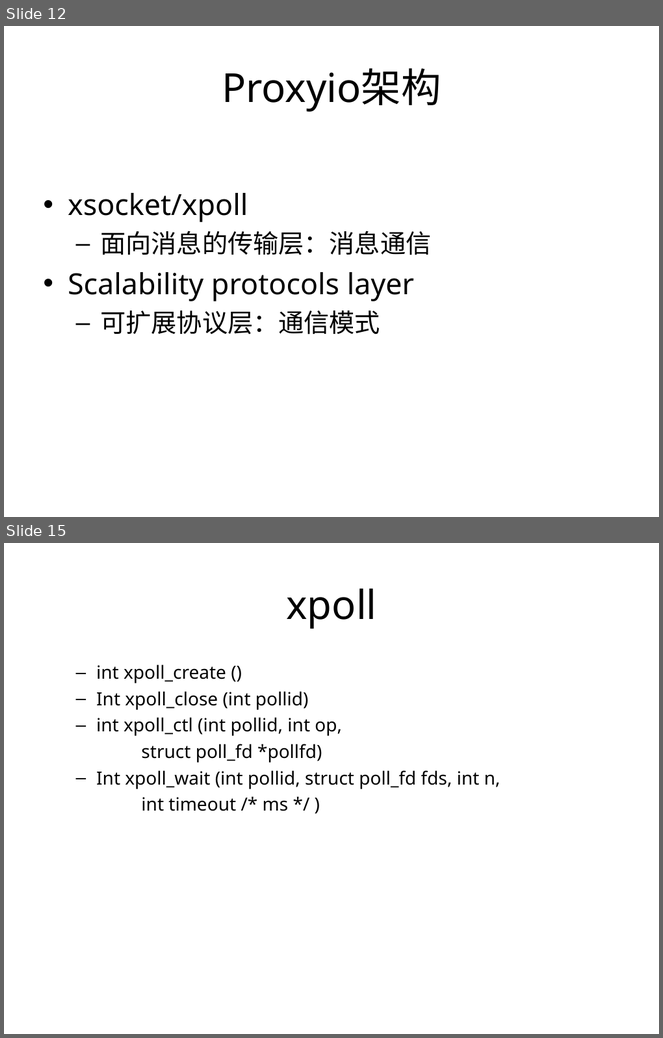
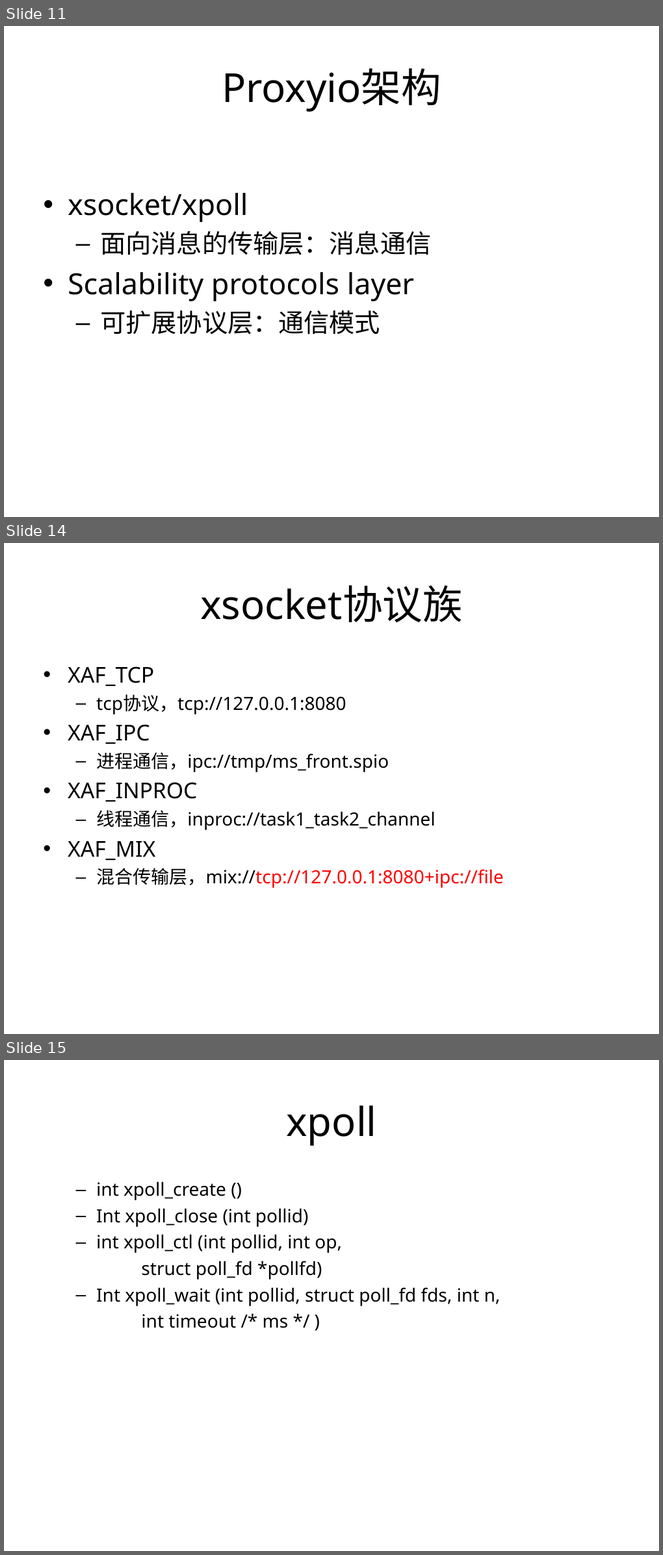
Before and after one commit to proxyio/xio, a slide deck: docs/PROXYIO.ppt. Shown one above the other, each under a label of ours: slides 12 and 15 before the commit, slides 11, 14 and 15 after it; the slides between them are not shown. The pictures are 663x1038 and 663x1555 pixels, drawn with LibreOffice and Linux fonts; fonts in the diff are those of the drawing. Boxes give left, top, right and bottom in pixels: in the first picture for what was removed or moved away, otherwise in the second. Text is boxed around its words. In the diff, an @@ line names an element or a change of style, - is before the commit and + after.

```diff
--- a/docs/PROXYIO.ppt
+++ b/docs/PROXYIO.ppt
@@ slide 14 added at [4,543,659,1034], background #FFFFFF @@
@@ title added at [200,585,463,622], 44 pt, text #000000 @@
+xsocket协议族
@@ text added at [68,667,504,888], 20 pt, text #000000 @@
+• XAF_TCP
+  – tcp协议，tcp://127.0.0.1:8080
+• XAF_IPC
+  – 进程通信，ipc://tmp/ms_front.spio
+• XAF_INPROC
+  – 线程通信，inproc://task1_task2_channel
+• XAF_MIX
+  – 混合传输层，mix://tcp://127.0.0.1:8080+ipc://file
@@ what was slide 12 is now slide 11 @@
```
Also in this commit, not shown: 10 slides changed, 3 other slides added, 2 slides removed.
